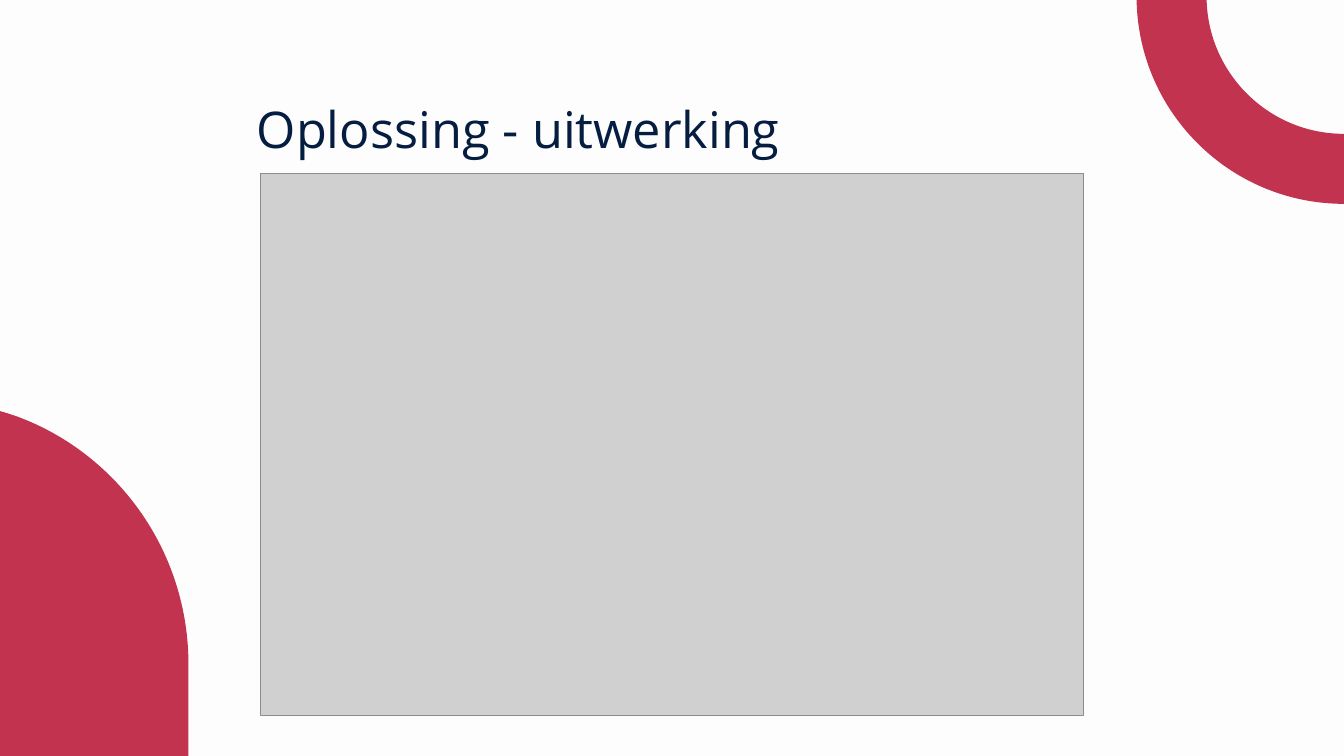
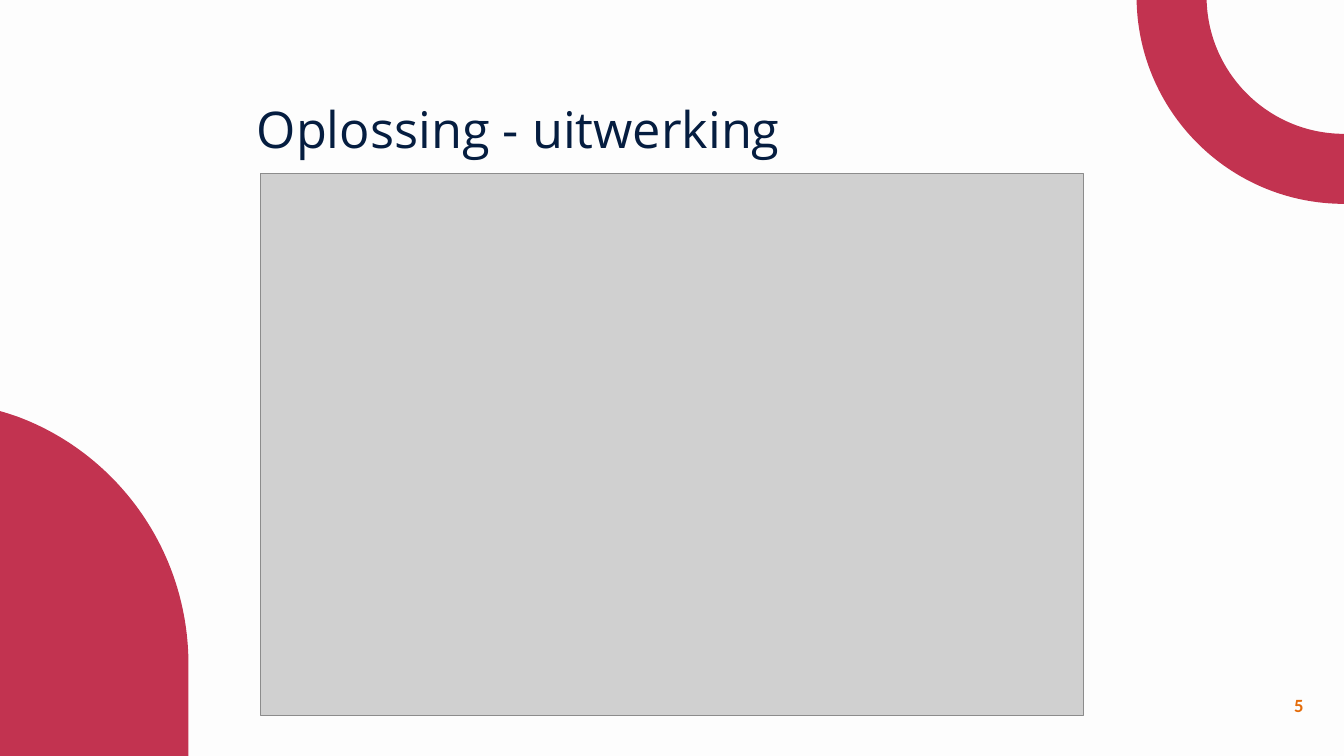
Before and after one commit to MarkStreek/QuintorCatalogBackEnd, a slide deck: slide 5 of docs/presentatie.pptx. Drawn at 1344x756 pixels with LibreOffice and Linux fonts; fonts in the diff are those of the drawing; grey boxes stand for pictures. Boxes give left, top, right and bottom in pixels: in the first picture for what was removed or moved away, otherwise in the second. Text is boxed around its words. In the diff, an @@ line names an element or a change of style, - is before the commit and + after.

```diff
--- a/docs/presentatie.pptx
+++ b/docs/presentatie.pptx
@@ page number added at (1294,700,1303,712), 20 pt, text #E46C0A, bold @@
+5
```
Also in this commit, not shown: 8 other slides changed, 2 slides added, 1 other file.
